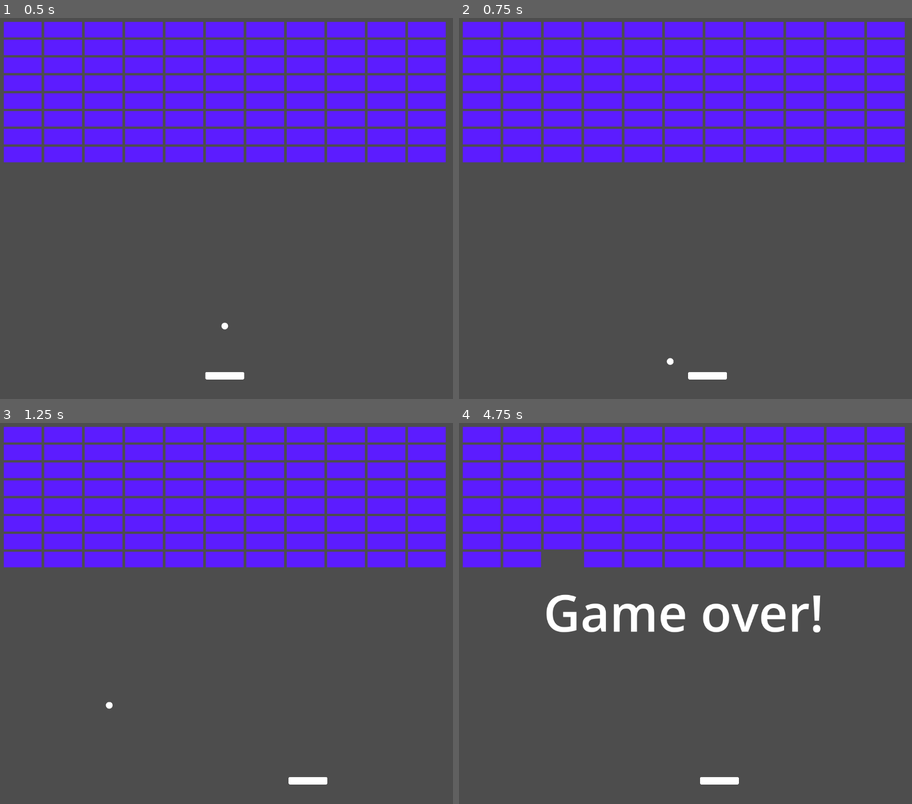
Above: before the commit, frames 1-4 (two rows, left to right).
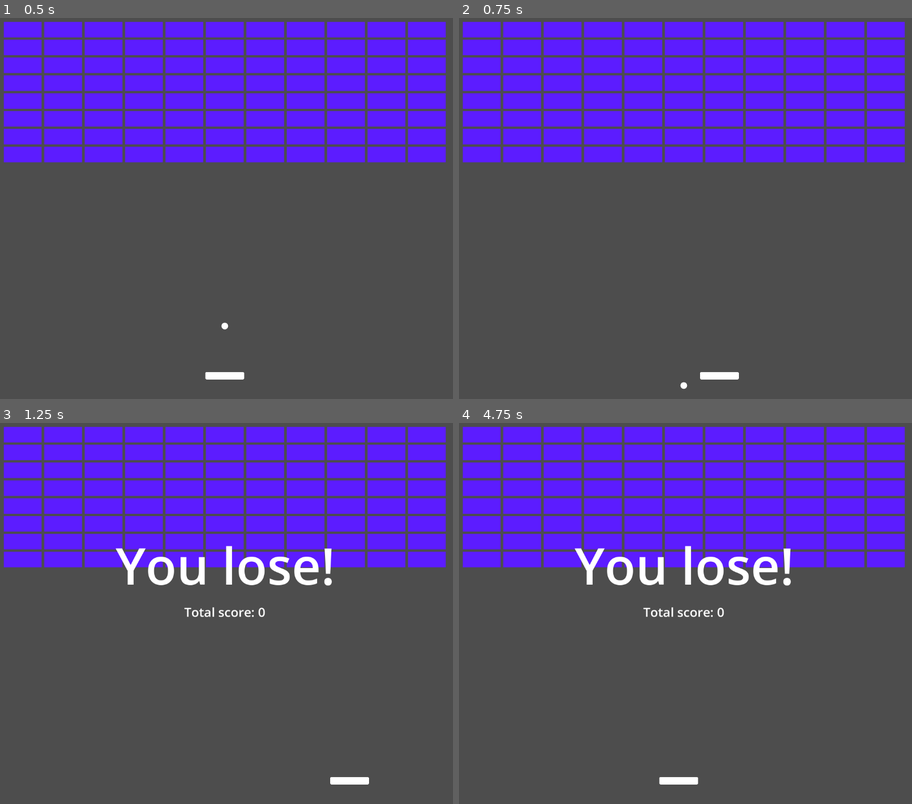
Above: after the commit, the same moments.

Repository: acmattson3/bounce-crack
Game: Godot game, scene res://levels/demo_level_2d.tscn
The game is run twice, just before and just after one commit, with the same random seed, the same clock (stepped at 60 frames per second) and the same inputs.
Inputs:
- Up to frame 1 (0.5 s): no input
- Up to frame 2 (0.75 s): tap Enter at 0.5 s; hold Right (paddle_right) from 0.53 s (still down)
- Up to frame 3 (1.25 s): keep holding Right (paddle_right)
- Up to frame 4 (4.75 s): release Right (paddle_right) at 1.28 s; hold Left (paddle_left) 1.28-2.03 s; hold Right (paddle_right) 2.03-3.53 s; hold Left (paddle_left) from 3.53 s (still down)

Frame 1 is identical in both runs. In frame 2, 0.2% of the frame differs, in the area x 45-62%, y 89-98%; in frame 3, 2.2%; in frame 4, 4.5%, in the area x 18-80%, y 32-95%.

Commit message:
Added win/lose conditions. Score now displayed on gave over. Tweaked ball hitboxes. Fixed signal usage.

Diff:
--- a/bouncecrack/ball/ball_2d.tscn
+++ b/bouncecrack/ball/ball_2d.tscn
@@ -7,7 +7,7 @@
 radius = 4.0
 
 [sub_resource type="RectangleShape2D" id="RectangleShape2D_e0nnx"]
-size = Vector2(16, 16)
+size = Vector2(10, 14)
 
 [node name="Ball2D" type="CharacterBody2D"]
 collision_layer = 2
@@ -28,21 +28,21 @@
 collision_layer = 2
 
 [node name="CollisionShape2D" type="CollisionShape2D" parent="LeftArea2D"]
-position = Vector2(-10, 0)
+position = Vector2(-13, 0)
 shape = SubResource("RectangleShape2D_e0nnx")
 
 [node name="RightArea2D" type="Area2D" parent="."]
 collision_layer = 2
 
 [node name="CollisionShape2D" type="CollisionShape2D" parent="RightArea2D"]
-position = Vector2(10, 0)
+position = Vector2(13, 0)
 shape = SubResource("RectangleShape2D_e0nnx")
 
 [node name="TopArea2D" type="Area2D" parent="."]
 collision_layer = 2
 
 [node name="CollisionShape2D" type="CollisionShape2D" parent="TopArea2D"]
-position = Vector2(0, -10)
+position = Vector2(1.086e-05, -13)
 rotation = 1.5708
 shape = SubResource("RectangleShape2D_e0nnx")
 
@@ -50,7 +50,7 @@
 collision_layer = 2
 
 [node name="CollisionShape2D" type="CollisionShape2D" parent="BottomArea2D"]
-position = Vector2(0, 10)
+position = Vector2(0, 13)
 rotation = 1.5708
 shape = SubResource("RectangleShape2D_e0nnx")
 
--- a/bouncecrack/blocks/block_group_2d.gd
+++ b/bouncecrack/blocks/block_group_2d.gd
@@ -23,6 +23,10 @@
 func _ready() -> void:
 	_set_block_group()
 
+func _physics_process(delta: float) -> void:
+	if get_child_count() == 0:
+		queue_free()
+
 func _set_block_group():
 	var total_size := Vector2(group_size_x*(block_dims.x + spacing) - spacing, group_size_y*(block_dims.y + spacing) - spacing)
 
--- a/bouncecrack/event_handler.gd
+++ b/bouncecrack/event_handler.gd
@@ -2,7 +2,7 @@
 
 signal block_broken(location)
 signal create_ball(location, direction, speed) # Emit me to make a new ball!
-signal game_over
+signal game_over(game_won)
 var is_game_over := false
 
 var score: int = 0:
@@ -14,8 +14,7 @@
 	game_over.connect(_on_game_over)
 
 func _on_block_broken(location):
-	create_ball.emit(location)
 	score += 1
 
-func _on_game_over():
+func _on_game_over(_game_won):
 	is_game_over = true
--- a/bouncecrack/levels/base_level_2d.gd
+++ b/bouncecrack/levels/base_level_2d.gd
@@ -9,19 +9,32 @@
 func _ready() -> void:
 	EventHandler.game_over.connect(_on_game_over)
 	EventHandler.create_ball.connect(_on_create_ball)
+	EventHandler.block_broken.connect(_on_block_broken)
 
 func _physics_process(_delta):
 	if $Balls.get_child_count() == 0 and not EventHandler.is_game_over:
-		EventHandler.game_over.emit()
+		EventHandler.game_over.emit(false) # You lose!
+	if $Blocks.get_child_count() <= 0 and not EventHandler.is_game_over:
+		EventHandler.game_over.emit(true) # You win!
 
-func _on_game_over():
-	$TempGameOverLabel.visible = true
-	print("Game over!")
-	print("Total score: ", EventHandler.score)
+func _on_game_over(game_won):
+	$TempGameOverLabel.show()
+	$TempScoreLabel.show()
+	if game_won:
+		$TempGameOverLabel.text = "You win!"
+	else:
+		$TempGameOverLabel.text = "You lose!"
+
+	$TempScoreLabel.text = "Total score: "+str(EventHandler.score)
+
+	print($TempGameOverLabel.text)
+	print($TempScoreLabel.text)
+
+func _on_block_broken(location):
+	if ball_on_break:
+		EventHandler.create_ball.emit(location)
 
 func _on_create_ball(location := Vector2.ZERO, direction := Vector2.DOWN, speed := 1200.0):
-	if not ball_on_break:
-		return
 	var new_ball = ball_scene.instantiate()
 	new_ball.global_position = location
 	new_ball.direction = direction
--- a/bouncecrack/levels/base_level_2d.tscn
+++ b/bouncecrack/levels/base_level_2d.tscn
@@ -37,13 +37,26 @@
 
 [node name="Ball2D2" parent="Balls" instance=ExtResource("3_7ac1t")]
 
+[node name="Blocks" type="Node2D" parent="."]
+
 [node name="TempGameOverLabel" type="Label" parent="."]
+visible = false
+offset_left = -705.0
+offset_top = -412.0
+offset_right = 710.0
+offset_bottom = -63.0
+theme_override_font_sizes/font_size = 256
+text = "Game over!"
+horizontal_alignment = 1
+vertical_alignment = 1
+
+[node name="TempScoreLabel" type="Label" parent="."]
 visible = false
 offset_left = -708.0
 offset_top = -175.0
 offset_right = 707.0
 offset_bottom = 174.0
-theme_override_font_sizes/font_size = 256
-text = "Game over!"
+theme_override_font_sizes/font_size = 64
+text = "Score: 0"
 horizontal_alignment = 1
 vertical_alignment = 1
--- a/bouncecrack/levels/demo_level_2d.tscn
+++ b/bouncecrack/levels/demo_level_2d.tscn
@@ -5,7 +5,7 @@
 
 [node name="DemoLevel2D" instance=ExtResource("1_svl7e")]
 
-[node name="BlockGroup2D" parent="." index="5" instance=ExtResource("2_k3i67")]
+[node name="BlockGroup2D" parent="Blocks" index="0" instance=ExtResource("2_k3i67")]
 position = Vector2(0, -580)
 group_size_x = 11
 group_size_y = 8
--- a/bouncecrack/player_paddle/player_paddle_2d.gd
+++ b/bouncecrack/player_paddle/player_paddle_2d.gd
@@ -1,7 +1,7 @@
 extends CharacterBody2D
 class_name Paddle
 
-var speed = 600.0
+var speed = 900.0
 func _physics_process(_delta: float) -> void:
 	var direction := Input.get_axis("paddle_left", "paddle_right")
 	if direction:
